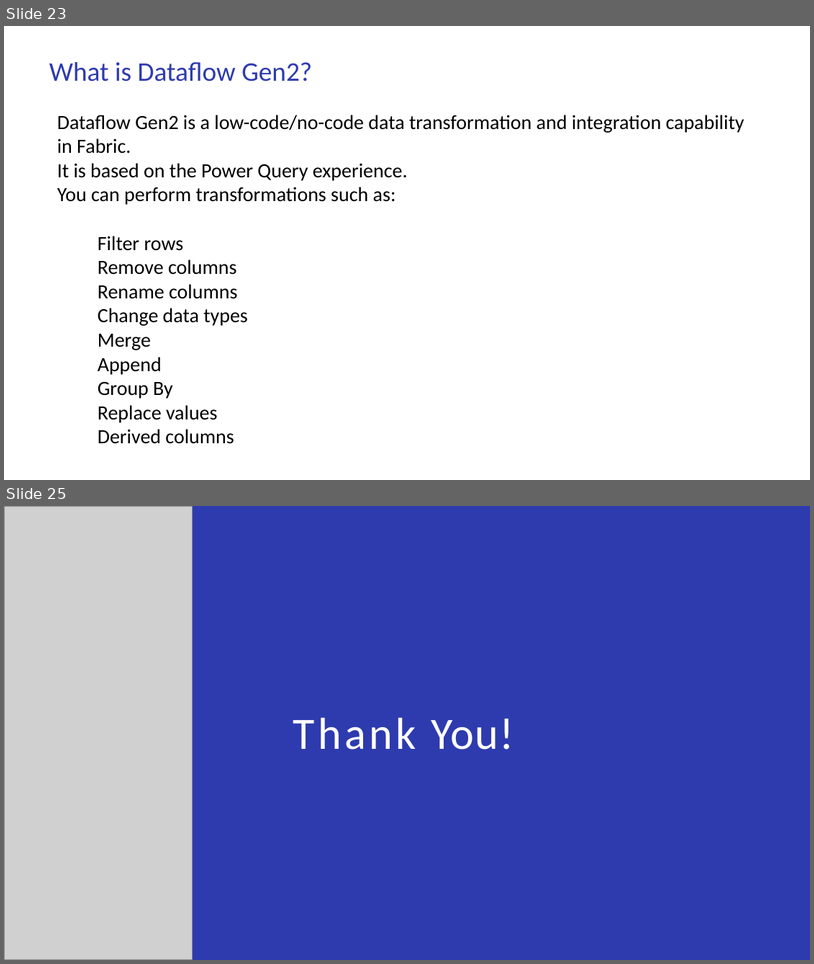
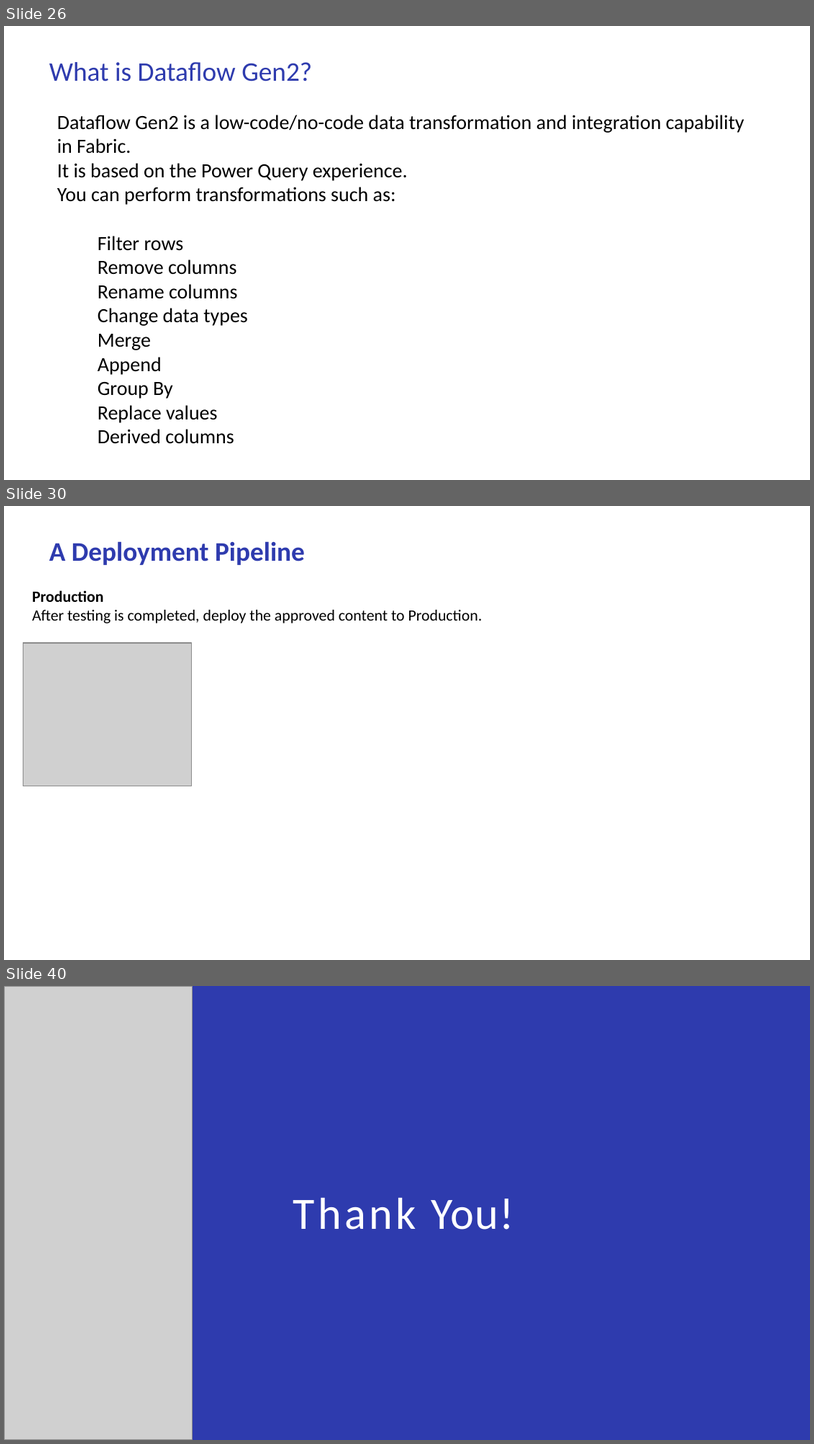
Before and after one commit to babjeereddy/ppt, a slide deck: MS_Fabric.pptx. Shown one above the other, each under a label of ours: slides 23 and 25 before the commit, slides 26, 30 and 40 after it; the slides between them are not shown. The pictures are 814x964 and 814x1444 pixels, drawn with LibreOffice and Linux fonts; fonts in the diff are those of the drawing; grey boxes stand for pictures. Boxes give left, top, right and bottom in pixels: in the first picture for what was removed or moved away, otherwise in the second. Text is boxed around its words. In the diff, an @@ line names an element or a change of style, - is before the commit and + after.

```diff
--- a/MS_Fabric.pptx
+++ b/MS_Fabric.pptx
@@ slide 30 added at [4, 506, 810, 960], background #FFFFFF @@
@@ title added at [49, 541, 305, 565], 24 pt, text #2E3BAE, bold @@
+A Deployment Pipeline
@@ text added at [32, 590, 483, 623], 14 pt, text #000000 @@
+Production
+After testing is completed, deploy the approved content to Production.
@@ picture added at [23, 643, 191, 786] @@
@@ what was slide 23 is now slide 26 @@
@@ what was slide 25 is now slide 40 @@
```
Also in this commit, not shown: 1 slide changed, 14 other slides added, 3 other files.
